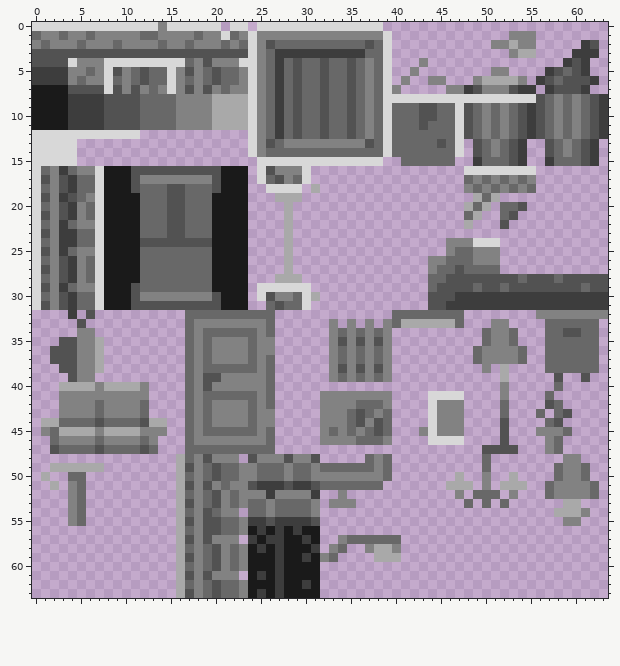
Edited in one commit: pixel-art sprite (resource/graphics/city_tileset.png). This is how it looked before the edit.
The file is 64x64 pixels.
After:
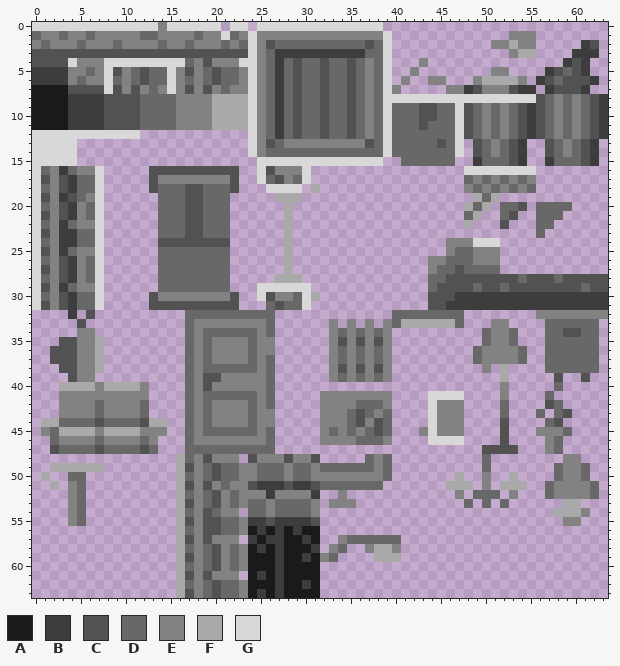
Palette (. is transparent): A #1a1a1a  B #3d3d3d  C #525252  D #686868  E #828282  F #a9a9a9  G #d8d8d8
Commit: Fix map draw order But actually, no
From old to new:
@@ x 0..63 @@
 15 GGGGG....................GGGGGGGGGGGGGG..DDDDDD..BDDDCB..BDDDCB.
-16 GDEBDEEGAAACCCCCCCCCCAAA.GCEEEG.................GGGGGGGG........
-17 GCECBDDGAAACEEEEEEEECAAA.GDCEDG.................DEDEDEDE........
-18 GDECBDDGAAACDDDCCDDDCAAA..GGGG.F................EDEDEDED........
-19 GCEBCDEGAAAADDDCCDDDAAAA...FFF...................FDF............
-20 GDECBEDGAAAADDDCCDDDAAAA....F...................FDF.DDC.........
-21 GCECBEDGAAAADDDCCDDDAAAA....F...................DF..DC..........
-22 GDEBDEEGAAAADDDCCDDDAAAA....F...................F...C...........
-23 GCEBBDDGAAAADDDCCDDDAAAA....F...................................
-24 GDEBBDDGAAAACCCCCCCCAAAA....F.................EEEGGG............
-25 GCEBDEEGAAAADDDDDDDDAAAA....F.................EDDEEE............
-26 GDECBEDGAAAADDDDDDDDAAAA....F...............EEDDDEEE............
-27 GCECBEDGAAAADDDDDDDDAAAA....F...............EDDCDDDD............
-28 GDECBEDGAAAADDDDDDDDAAAA...FFF..............DDCCCCCCCCDCCCDCCCCC
-29 GCEBDEEGAAACDDDDDDDDAAAA.GGGGGG.............DCCCCDCCDCCCCCCCCDCC
-30 GDECBDDGAAACEEEEEEEECAAA.GCEEDGF............CCCBBBBBBBBBBBBBBBBB
-31 GCECBDDGAAACCCCCCCCCCAAA..DCDDG.............CCBBBBBBBBBBBBBBBBBB
+16 GDEBDEEG.....CCCCCCCCCC..GCEEEG.................GGGGGGGG........
+17 GCECBDDG.....CEEEEEEEEC..GDCEDG.................DEDEDEDE........
+18 GDECBDDG.....CDDDCCDDDC...GGGG.F................EDEDEDED........
+19 GCEBCDEG......DDDCCDDD.....FFF...................FDF............
+20 GDECBEDG......DDDCCDDD......F...................FDF.DDC.DDDD....
+21 GCECBEDG......DDDCCDDD......F...................DF..DC..DDD.....
+22 GDEBDEEG......DDDCCDDD......F...................F...C...DD......
+23 GCEBBDDG......DDDCCDDD......F...........................D.......
+24 GDEBBDDG......CCCCCCCC......F.................EEEGGG............
+25 GCEBDEEG......DDDDDDDD......F.................EDDEEE............
+26 GDECBEDG......DDDDDDDD......F...............EEDDDEEE............
+27 GCECBEDG......DDDDDDDD......F...............EDDCDDDD............
+28 GDECBEDG......DDDDDDDD.....FFF..............DDCCCCCCCCDCCCDCCCCC
+29 GCEBDEEG......DDDDDDDD...GGGGGG.............DCCCCDCCDCCCCCCCCDCC
+30 GDECBDDG.....CEEEEEEEEC..GCEEDGF............CCCBBBBBBBBBBBBBBBBB
+31 GCECBDDG.....CCCCCCCCCC...DCDDG.............CCBBBBBBBBBBBBBBBBBB
 32 ....B.C..........DDDDDDDDDD.............DDDDDDDD........EEEEEEEE
Boxes around the changes in both pictures, in picture pixels (x1, y1, x2, y2):
changed: (104, 166, 248, 310)
added: (536, 202, 572, 238)
